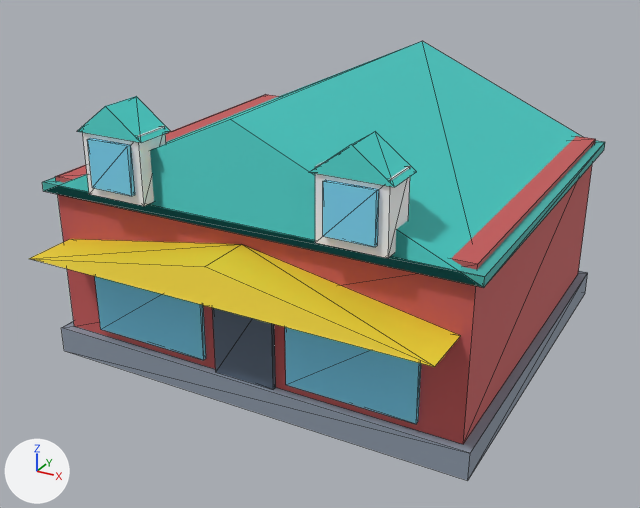
One commit to the glTF model assets/models/commercial-shop-mansard.glb: the scene before it, then after it.
One viewpoint serves both versions: a 50 mm lens placed at (8.89, -17.23, 10.27), pointed at (-0.04, -1.0, 2.16). Every picture has the same lights, and +X, +Y and +Z are marked at lower left. The first picture is the older version. Mesh edges are drawn as thin lines. Vertices at exactly the same position are counted once.

The first picture shows 'Root'.
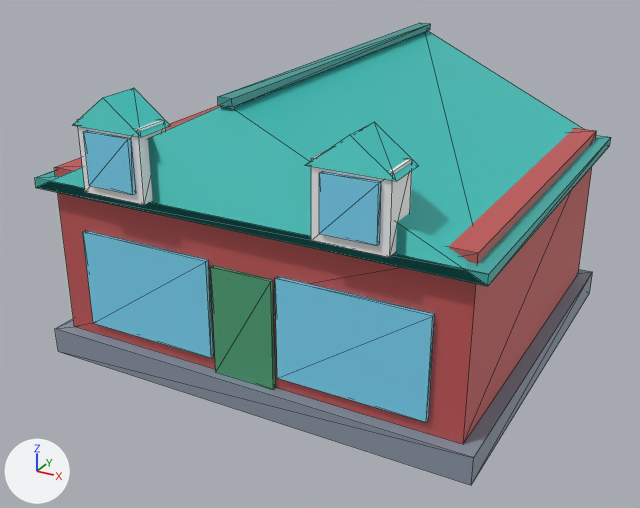
Location of each change, [x1, y1, x2, y2] in pixels of the pictures (640 x 508 px; the box of a moved part takes in the faces that stretch with it):
'Root', reshaped: before [29, 41, 605, 481]; after [35, 23, 611, 485]
part 1 of me_modelmesh, added: after [55, 269, 593, 485]
part 2 of me_modelmesh, moved or reshaped: before [29, 239, 461, 367]; after [38, 31, 583, 286]
part 3 of me_modelmesh, added: after [35, 135, 611, 286]
part 4 of me_modelmesh, added (cyan): after [218, 23, 431, 107]
part 5 of me_modelmesh, added: after [77, 118, 166, 205]
part 6 of me_modelmesh, added (cyan): after [83, 131, 135, 195]
part 7 of me_modelmesh, moved or reshaped: before [78, 96, 170, 143]; after [73, 88, 171, 137]
part 8 of me_modelmesh, added: after [311, 149, 412, 257]
part 9 of me_modelmesh, added (cyan): after [319, 171, 381, 246]
part 10 of me_modelmesh, moved or reshaped: before [309, 131, 417, 187]; after [305, 122, 418, 181]
part 11 of me_modelmesh, added (cyan): after [83, 231, 214, 358]
part 12 of me_modelmesh, added (cyan): after [275, 276, 435, 423]
part 13 of me_modelmesh, deleted: before [62, 126, 588, 481]
part 14 of me_modelmesh, built on: before [42, 41, 605, 444]; after [54, 105, 597, 444]

The edits, one by one:
me_modelmesh is used by ob_root; location (0.0, 0.0, 0.0).
me_modelmesh had 100 vertices, 152 faces and spanned x -4.9..4.9, y -5.4..4.4, z 0.0..6.1.
me_modelmesh now has 106 vertices, 156 faces and spans x -5.0..5.0, y -4.83..4.55, z 0.0..6.53.
me_modelmesh part 1: a new loose piece, a box spanning x -5.0..5.0, y -4.5..4.5, z 0.0..0.6, in mat_defaultvertexcolormaterial.
me_modelmesh part 2: the loose piece of 6 vertices spanning x -4.5..4.5, y -5.4..-4.2, z 2.8..3.6 is scaled about its middle by (1.11, 7.5, 3), then moved by (0.0, 4.8, 2.0).
me_modelmesh part 3: a new loose piece, a box spanning x -5.0..5.0, y -4.5..4.5, z 3.99..4.21, in mat_defaultvertexcolormaterial.
me_modelmesh part 4: a new loose piece, a box spanning x -0.15..0.15, y -4.55..4.55, z 6.38..6.53, in mat_defaultvertexcolormaterial.
me_modelmesh part 5: a new loose piece, a box spanning x -3.35..-1.85, y -4.75..-3.95, z 4.25..5.75, in mat_defaultvertexcolormaterial.
me_modelmesh part 6: a new loose piece, a box spanning x -3.15..-2.05, y -4.83..-4.73, z 4.45..5.55, in mat_defaultvertexcolormaterial.
me_modelmesh part 7: the loose piece of 6 vertices spanning x -3.4..-1.8, y -4.75..-3.85, z 5.5..6.1 is scaled about its middle by (1.06, 1, 1.08), then moved by (0.0, -0.05, 0.15).
me_modelmesh part 8: a new loose piece, a box spanning x 1.85..3.35, y -4.75..-3.95, z 4.25..5.75, in mat_defaultvertexcolormaterial.
me_modelmesh part 9: a new loose piece, a box spanning x 2.05..3.15, y -4.83..-4.73, z 4.45..5.55, in mat_defaultvertexcolormaterial.
me_modelmesh part 10: the loose piece of 6 vertices spanning x 1.8..3.4, y -4.75..-3.85, z 5.5..6.1 is scaled about its middle by (1.06, 1, 1.08), then moved by (0.0, -0.05, 0.15).
me_modelmesh part 11: a new loose piece, a box spanning x -4.0..-0.8, y -4.3..-4.2, z 0.9..3.1, in mat_defaultvertexcolormaterial.
me_modelmesh part 12: a new loose piece, a box spanning x 0.8..4.0, y -4.3..-4.2, z 0.9..3.1, in mat_defaultvertexcolormaterial.
me_modelmesh part 13: 7 loose pieces with 56 vertices, spanning x -4.9..4.9, y -4.8..4.4, z 0.0..5.6, are deleted.
Part 14, on me_modelmesh:
18 vertices are removed from x -4.9..4.9, y -4.4..4.4, z 2.8..6.1.
40 faces are deleted.
8 vertices are added at x -4.7..4.7, y -4.3..4.2, z 3.0..4.4.
20 new faces join them.
